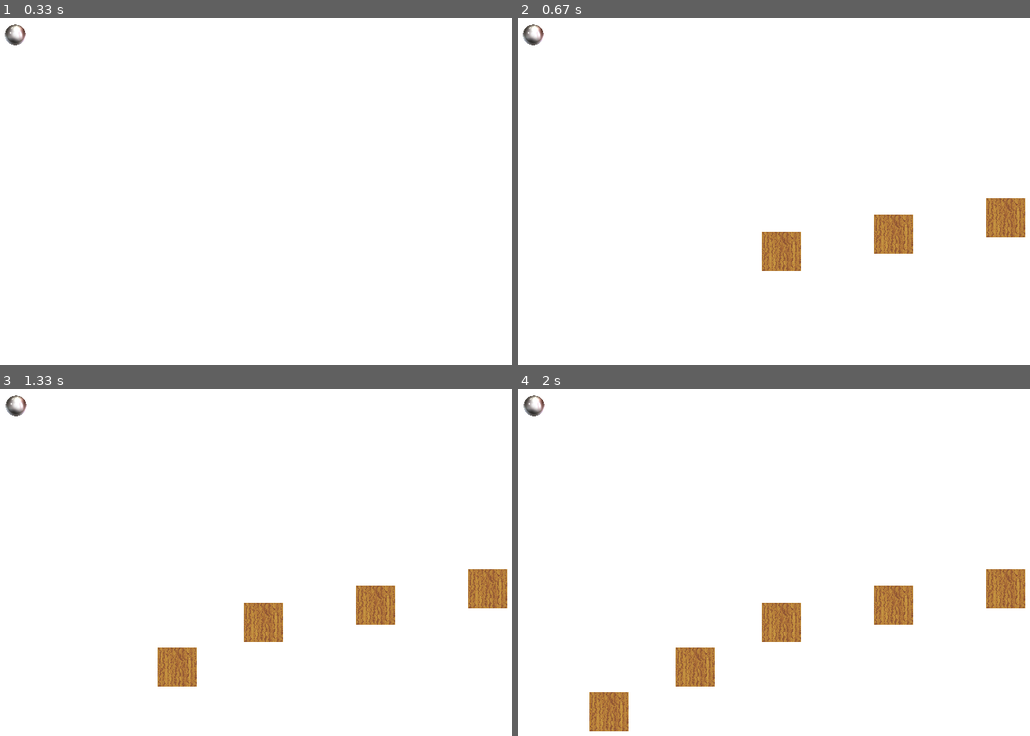
Above: before the commit, frames 1-4 (two rows, left to right).
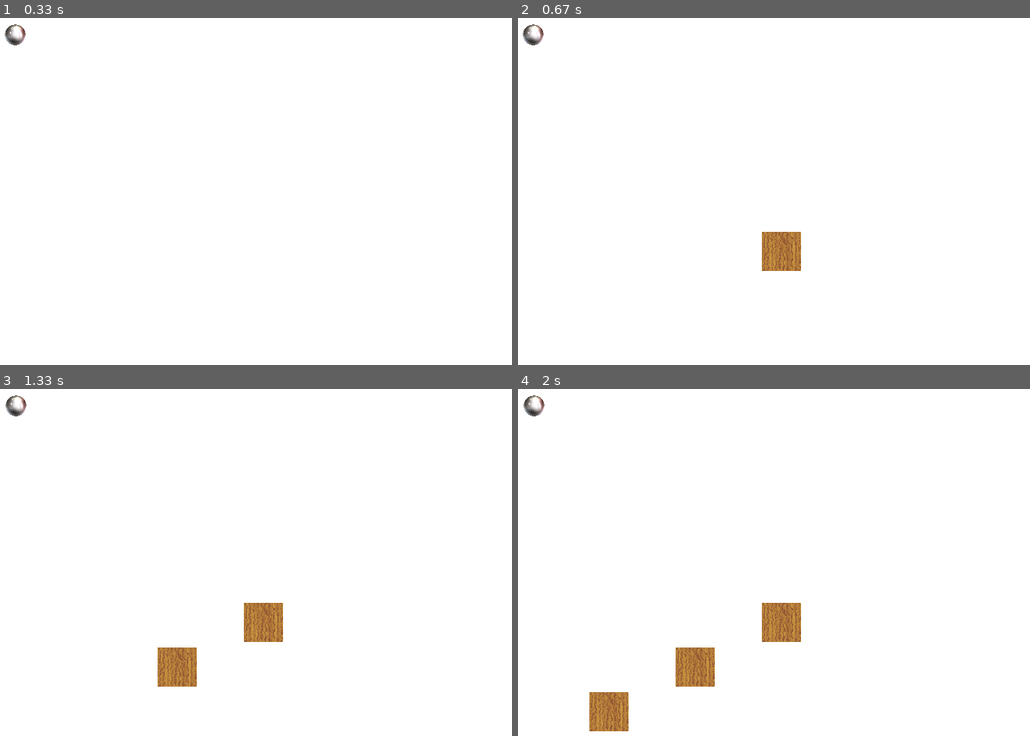
Above: after the commit, the same moments.

Repository: vohkorog/game-with-pygame
Game: pygame game, started from main.py
Two runs of this game, one before a commit and one after it. Both use one fixed random seed, a clock stepped at 60 frames per second and the inputs below.
Inputs (mouse positions are in pixels of both pictures, inside the frame that each line leads up to):
- Up to frame 1 (0.33 s): no input
- Up to frame 2 (0.67 s): press the mouse at (763, 233) at 0.37 s; move the mouse to (876, 215) at 0.47 s; release the mouse at (983, 198) at 0.6 s
- Up to frame 3 (1.33 s): hold 2 0.67-1.13 s; hold D 0.67-1.13 s; move the mouse to (271, 611) at 0.7 s; press the mouse at (245, 604) at 1.2 s; move the mouse to (158, 645) at 1.3 s
- Up to frame 4 (2 s): release the mouse at (589, 690) at 1.43 s; tap 1 at 1.5 s; hold D from 1.83 s (still down)

Frame 1 is identical in both runs. In frame 2, 1.7% of the frame differs, in the area x 69-100%, y 51-68%; in frame 3, 1.7%; in frame 4, 1.7%.

Commit message:
добавление разного стиля рисования текстуры (удержанием ЛКМ и отдельными кликами)

Diff:
--- a/texture_add.py
+++ b/texture_add.py
@@ -10,6 +10,8 @@
         self.position = [0, 0]
         self.mouse_click = 0
         self.list_entity = []
+        self.last_mouse_state = False
+        self.paint_style_state = 0
 
     def update(self):
         self.input()
@@ -18,16 +20,36 @@
             self.list_entity.append(entity)
 
     def input(self):
-        event = pygame.mouse.get_pressed()
+        event_mouse = pygame.mouse.get_pressed()
+        event_keyboar = pygame.key.get_pressed()
 
-        if event[0]:
-            self.mouse_click = 1
-            self.position = pygame.mouse.get_pos()
-            print(self.position)
-        else:
-            self.mouse_click = 0
-        if event[2]:
-            self.list_entity.clear()
+        if event_keyboar[pygame.K_1]:
+            self.paint_style_state = 0
+        if event_keyboar[pygame.K_2]:
+            self.paint_style_state = 1
+
+        if self.paint_style_state == 0:
+            if event_mouse[0] and not self.last_mouse_state:
+                self.mouse_click = 1
+                self.position = pygame.mouse.get_pos()
+                print(self.position)
+            else:
+                self.mouse_click = 0
+            if event_mouse[2]:
+                self.list_entity.clear()
+
+            self.last_mouse_state = event_mouse[0]
+
+        if self.paint_style_state == 1:
+            if event_mouse[0]:
+                self.mouse_click = 1
+                self.position = pygame.mouse.get_pos()
+                print(self.position)
+            else:
+                self.mouse_click = 0
+            if event_mouse[2]:
+                self.list_entity.clear()
+
 
     def render(self, window):
         for entit in self.list_entity:
